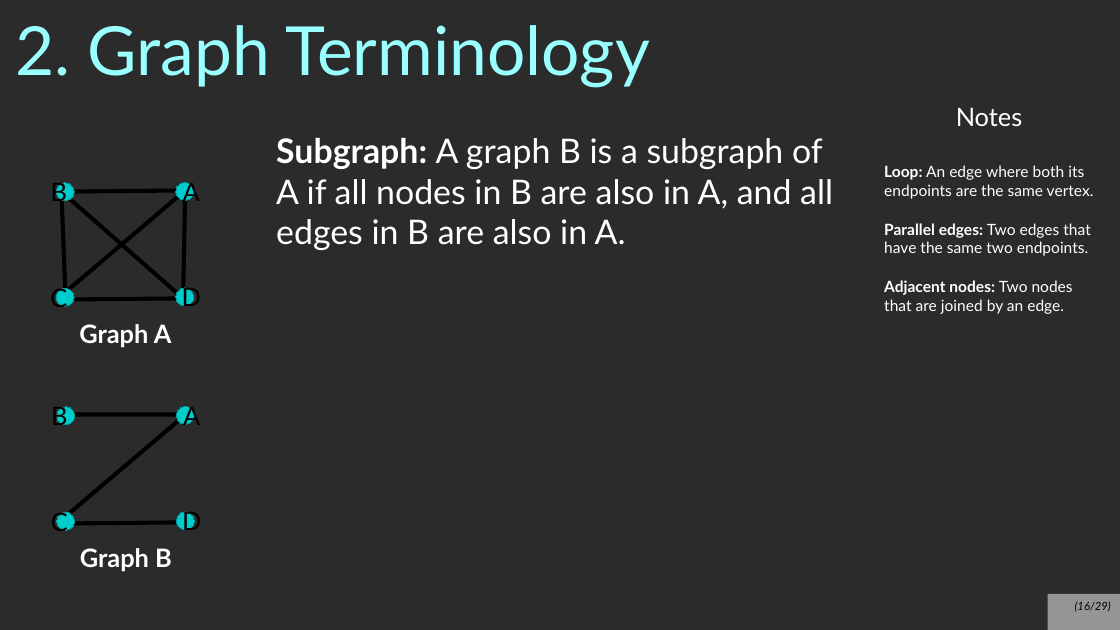
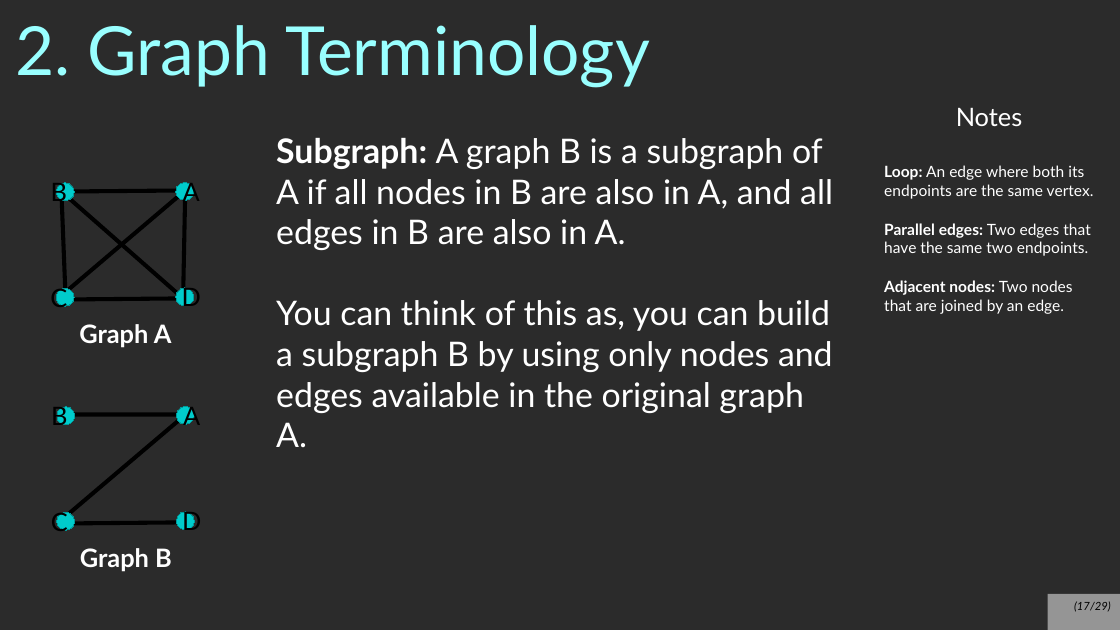
Before and after one commit to nguyenchithien/CS211-Discrete-Structures-II, a slide deck: slide 17 of Lectures/Lecture 7.1.odp (slide 16 before the commit). Drawn at 1120x630 pixels with LibreOffice and Linux fonts; fonts in the diff are those of the drawing; background and template pictures are left out; a plain dark background stands for a picture behind light text. Boxes give left, top, right and bottom in pixels: in the first picture for what was removed or moved away, otherwise in the second. Text is boxed around its words. In the diff, an @@ line names an element or a change of style, - is before the commit and + after.

Commit message:
Fix to 7.1 - added Connected Components definition and fixed definition of Eulerian Graph

```diff
--- a/Lectures/Lecture 7.1.odp
+++ b/Lectures/Lecture 7.1.odp
@@ text at <box>276,300,833,447</box>: paragraph added @@
+You can think of this as, you can build a subgraph B by using only nodes and edges available in the original graph A.
@@ page number at <box>1074,601,1111,612</box>: text changed @@
-(16/29)
+(17/29)
```
Also in this commit, not shown: 5 other slides changed, 1 slide added, 1 slide removed, 1 other file.
